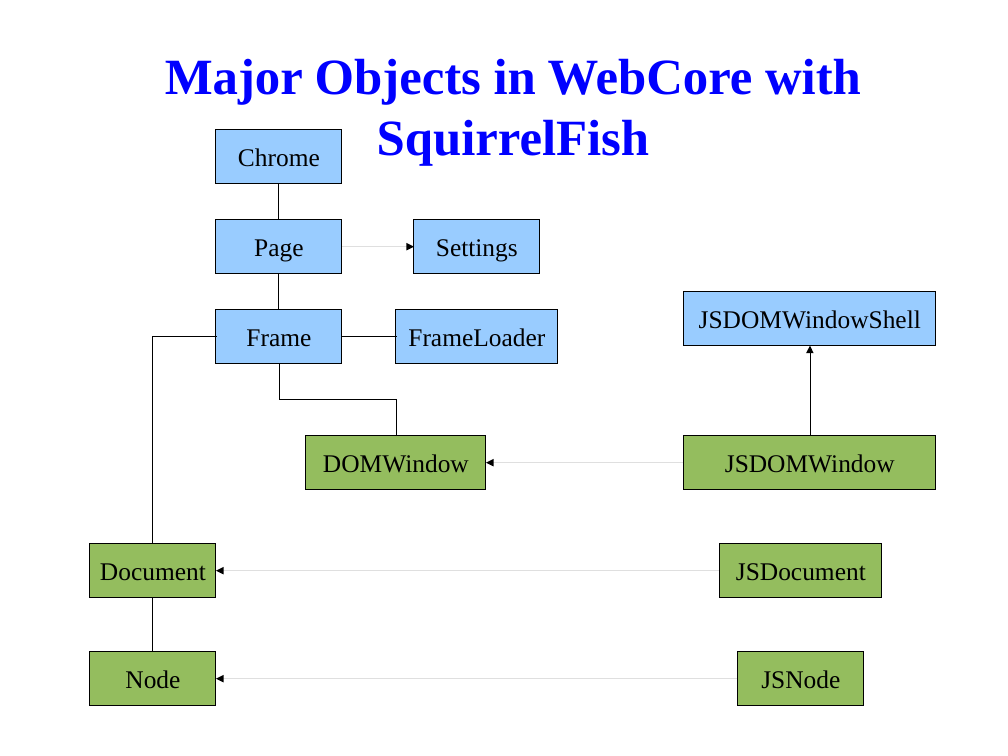
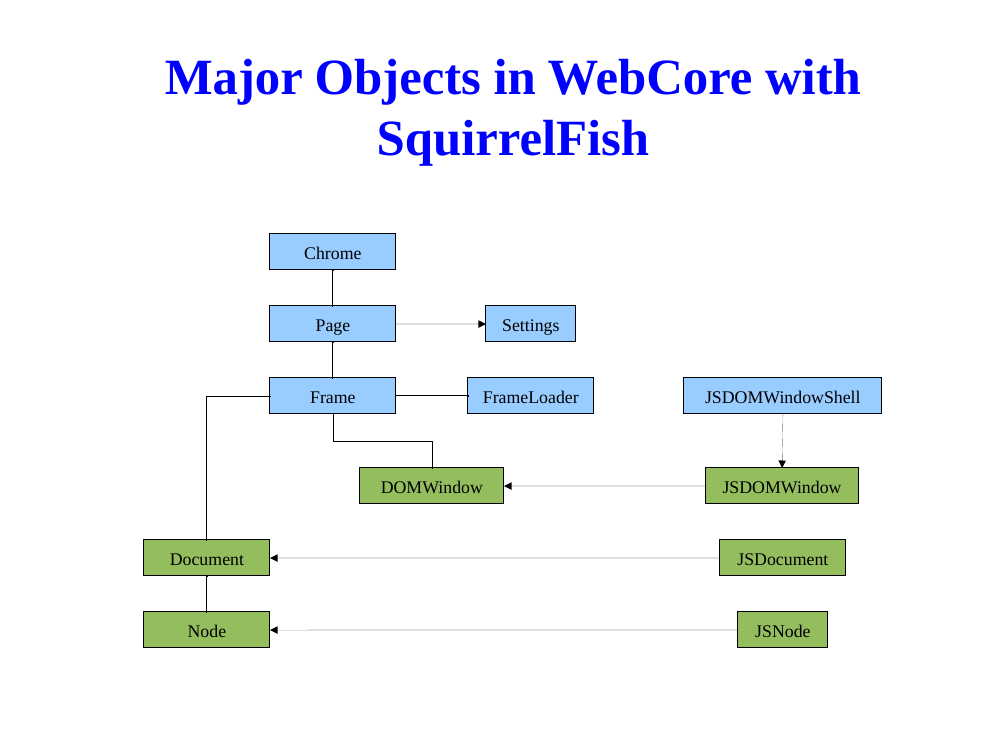
Before and after one commit to tsaicw/browser_research, a slide deck: slide 23 of WebKit/WebKit.odp. Drawn at 1008x756 pixels with LibreOffice and Linux fonts; fonts in the diff are those of the drawing; background and template pictures are left out. Boxes give left, top, right and bottom in pixels: in the first picture for what was removed or moved away, otherwise in the second. Text is boxed around its words. In the diff, an @@ line names an element or a change of style, - is before the commit and + after.

```diff
--- a/WebKit/WebKit.odp
+++ b/WebKit/WebKit.odp
@@ size 20 to 14 pt in 12 elements at (x1=720, y1=541, x2=846, y2=576), (x1=144, y1=541, x2=270, y2=576), (x1=360, y1=468, x2=504, y2=504), (x1=144, y1=612, x2=270, y2=648), (x1=706, y1=468, x2=859, y2=504), (x1=738, y1=612, x2=828, y2=648), (x1=270, y1=378, x2=396, y2=413), (x1=684, y1=378, x2=883, y2=413), (x1=468, y1=378, x2=595, y2=413), (x1=270, y1=306, x2=396, y2=342), (x1=486, y1=306, x2=575, y2=342), (x1=270, y1=234, x2=396, y2=270) @@
@@ rectangle "Chrome" resized from (x1=216, y1=130, x2=342, y2=184) to (x1=270, y1=234, x2=396, y2=270) @@
@@ elbow line moved from (279, 310) - (279, 273) to (333, 306) - (333, 270) @@
@@ rectangle "Page" resized from (x1=216, y1=220, x2=342, y2=273) to (x1=270, y1=306, x2=396, y2=342) @@
@@ arrow moved from (342, 247) - (414, 247) to (396, 324) - (487, 324) @@
@@ rectangle "Settings" resized from (x1=414, y1=220, x2=541, y2=273) to (x1=486, y1=306, x2=575, y2=342) @@
@@ elbow line moved from (279, 220) - (279, 184) to (333, 378) - (333, 342) @@
@@ elbow arrow removed from (810, 435) to (810, 346) @@
@@ rectangle "Frame" resized from (x1=216, y1=310, x2=342, y2=364) to (x1=270, y1=378, x2=396, y2=413) @@
@@ rectangle "FrameLoader" resized from (x1=396, y1=310, x2=558, y2=364) to (x1=468, y1=378, x2=595, y2=413) @@
@@ rectangle "JSDOMWindowShell" resized from (x1=684, y1=292, x2=937, y2=346) to (x1=684, y1=378, x2=883, y2=413) @@
@@ elbow line moved from (216, 337) - (153, 544) to (270, 396) - (207, 541) @@
@@ elbow line moved from (279, 364) - (396, 435) to (333, 414) - (432, 468) @@
@@ elbow line moved from (342, 337) - (396, 337) to (396, 396) - (468, 396) @@
@@ arrow added from (783, 414) to (782, 468), #000000 0 pt @@
@@ rectangle "DOMWindow" resized from (x1=306, y1=435, x2=487, y2=489) to (x1=360, y1=468, x2=504, y2=504) @@
@@ rectangle "JSDOMWindow" resized from (x1=684, y1=435, x2=937, y2=489) to (x1=706, y1=468, x2=859, y2=504) @@
@@ arrow moved from (684, 463) - (486, 463) to (706, 486) - (504, 487) @@
@@ rectangle "Document" resized from (x1=90, y1=543, x2=216, y2=597) to (x1=144, y1=541, x2=270, y2=576) @@
@@ arrow moved from (720, 571) - (216, 571) to (720, 558) - (270, 558) @@
@@ rectangle "JSDocument" resized from (x1=720, y1=543, x2=882, y2=597) to (x1=720, y1=541, x2=846, y2=576) @@
@@ elbow line moved from (153, 652) - (153, 598) to (207, 612) - (207, 576) @@
@@ rectangle "Node" resized from (x1=90, y1=652, x2=216, y2=706) to (x1=144, y1=612, x2=270, y2=648) @@
@@ rectangle "JSNode" resized from (x1=738, y1=652, x2=864, y2=706) to (x1=738, y1=612, x2=828, y2=648) @@
@@ arrow moved from (738, 679) - (216, 679) to (738, 630) - (270, 630) @@
```
Also in this commit, not shown: 11 other slides changed, 2 slides added, 1 slide removed.
